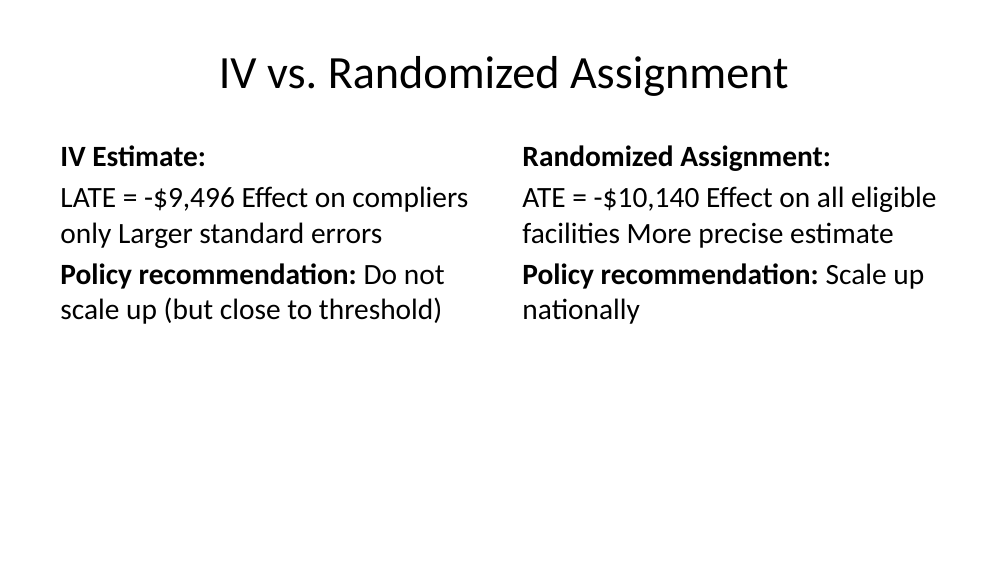
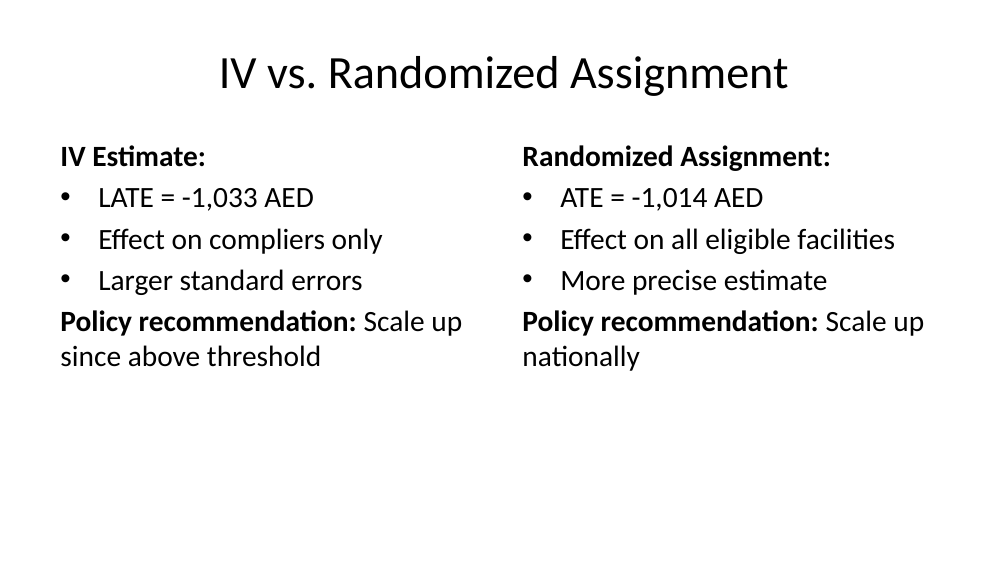
Before and after one commit to lsempe77/R-course, a slide deck: slide 14 of sessions_in_Abu_Dhabi/session_7.pptx (slide 12 before the commit). Drawn at 1008x567 pixels with LibreOffice and Linux fonts; fonts in the diff are those of the drawing. Boxes give left, top, right and bottom in pixels: in the first picture for what was removed or moved away, otherwise in the second. Text is boxed around its words. In the diff, an @@ line names an element or a change of style, - is before the commit and + after.

```diff
--- a/sessions_in_Abu_Dhabi/session_7.pptx
+++ b/sessions_in_Abu_Dhabi/session_7.pptx
@@ text at bbox=[60, 188, 462, 367]: text changed @@
-LATE = -$9,496 Effect on compliers only Larger standard errors
-Policy recommendation: Do not scale up (but close to threshold)
+• LATE = -1,033 AED
+• Effect on compliers only
+• Larger standard errors
+Policy recommendation: Scale up since above threshold
@@ text at bbox=[560, 188, 895, 295]: text changed @@
-ATE = -$10,140 Effect on all eligible facilities More precise estimate
+• ATE = -1,014 AED
+• Effect on all eligible facilities
+• More precise estimate
```
Also in this commit, not shown: 9 other slides changed, 2 slides added, 38 other files.
